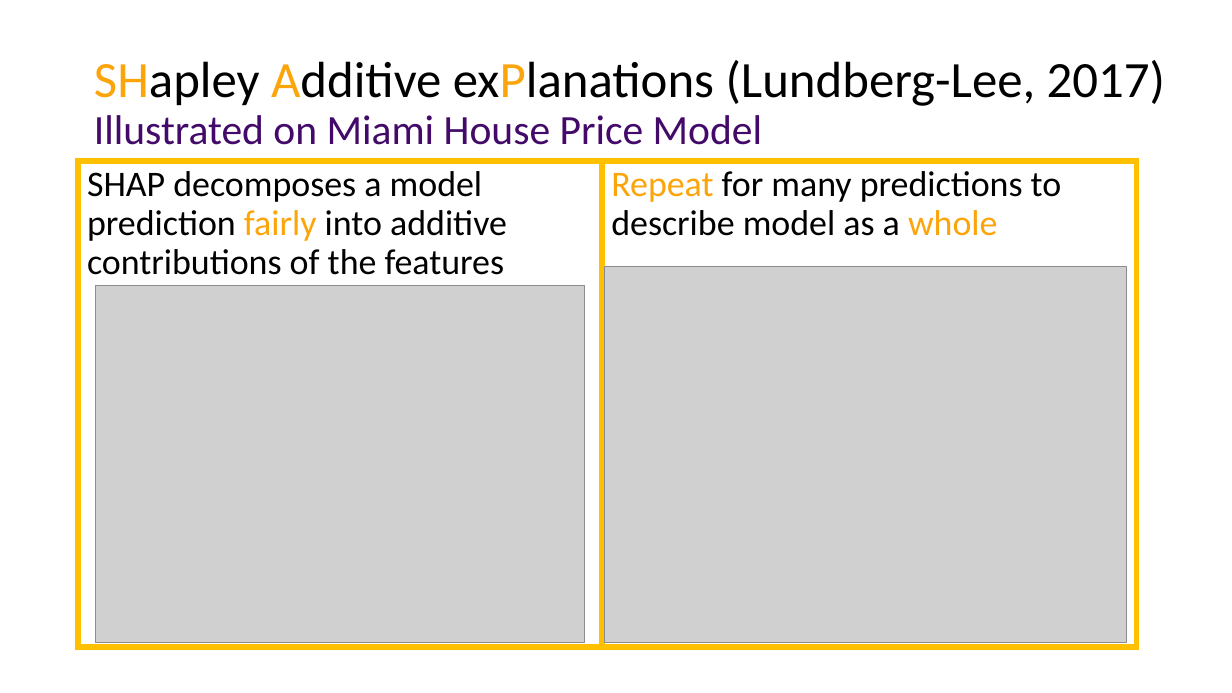
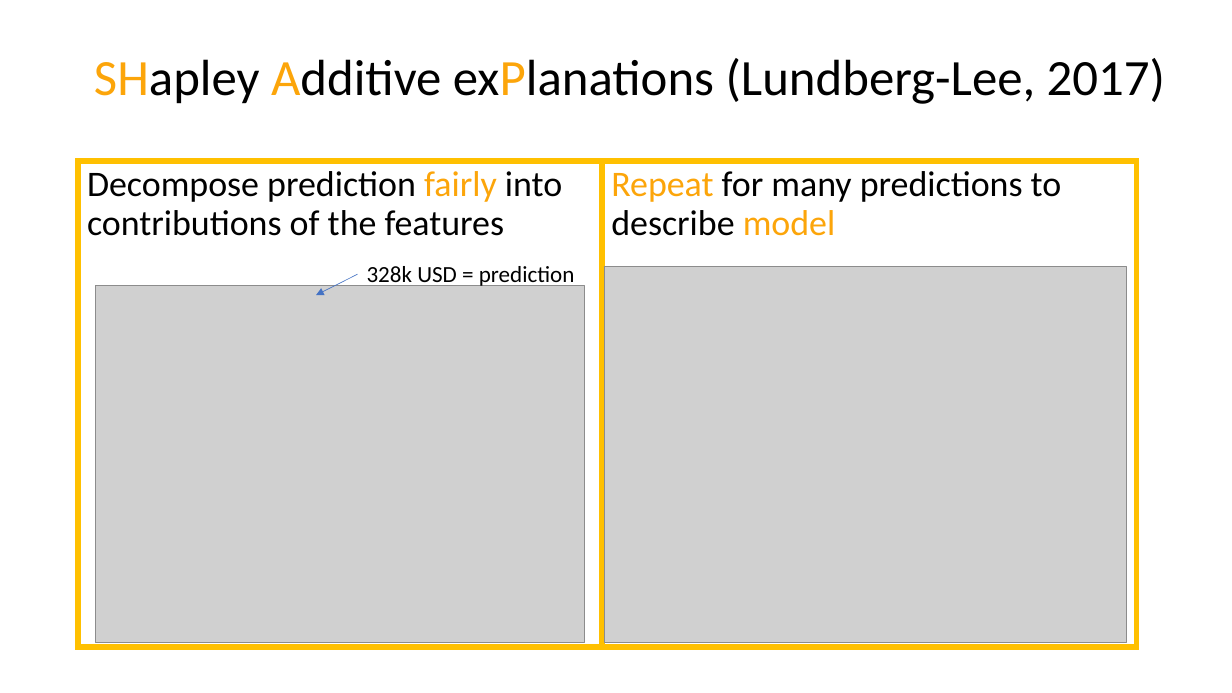
Before and after one commit to mayer79/demo_shapviz, a slide deck: slide 3 of SHAP in R.pptx (slide 2 before the commit). Drawn at 1232x693 pixels with LibreOffice and Linux fonts; fonts in the diff are those of the drawing; grey boxes stand for pictures. Boxes give left, top, right and bottom in pixels: in the first picture for what was removed or moved away, otherwise in the second. Text is boxed around its words. In the diff, an @@ line names an element or a change of style, - is before the commit and + after.

Commit message:
Add slides with data and model

```diff
--- a/SHAP in R.pptx
+++ b/SHAP in R.pptx
@@ title at (94, 58, 1165, 104): text changed @@
-SHapley Additive exPlanations (Lundberg-Lee, 2017)
-Illustrated on Miami House Price Model
+SHapley Additive exPlanations (Lundberg-Lee, 2017)
@@ text at (87, 171, 562, 236): text changed @@
-SHAP decomposes a model prediction fairly into additive contributions of the features
+Decompose prediction fairly into contributions of the features
@@ text in rectangle at (611, 171, 1062, 236): text changed @@
-Repeat for many predictions to describe model as a whole
+Repeat for many predictions to describe model
@@ text added at (367, 266, 575, 289), 18 pt, text #000000 @@
+328k USD = prediction
@@ arrow added from (358, 274) to (316, 295), #4472C4 0.5 pt @@
```
Also in this commit, not shown: 1 other slide changed, 1 slide added, 1 other file.
